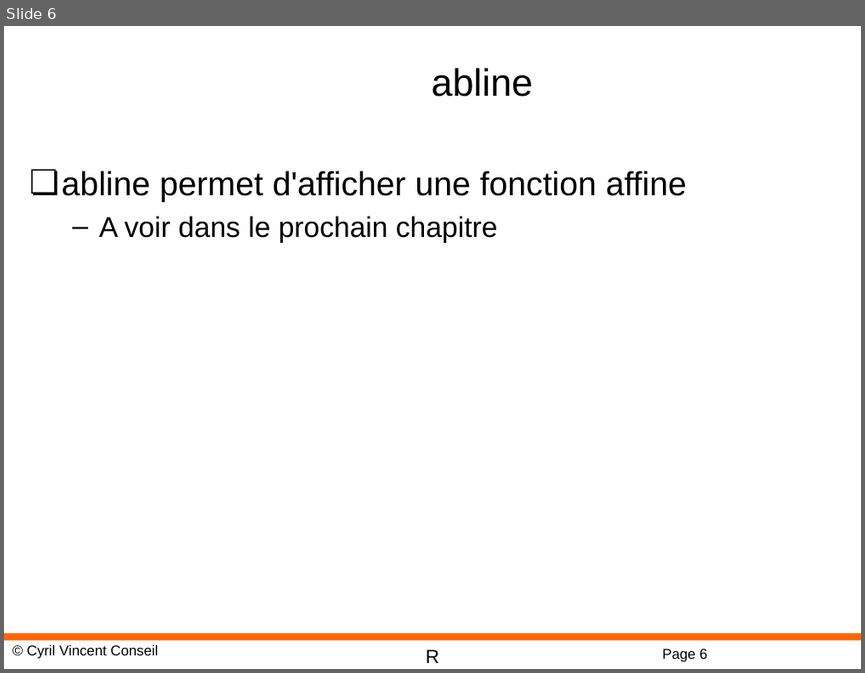
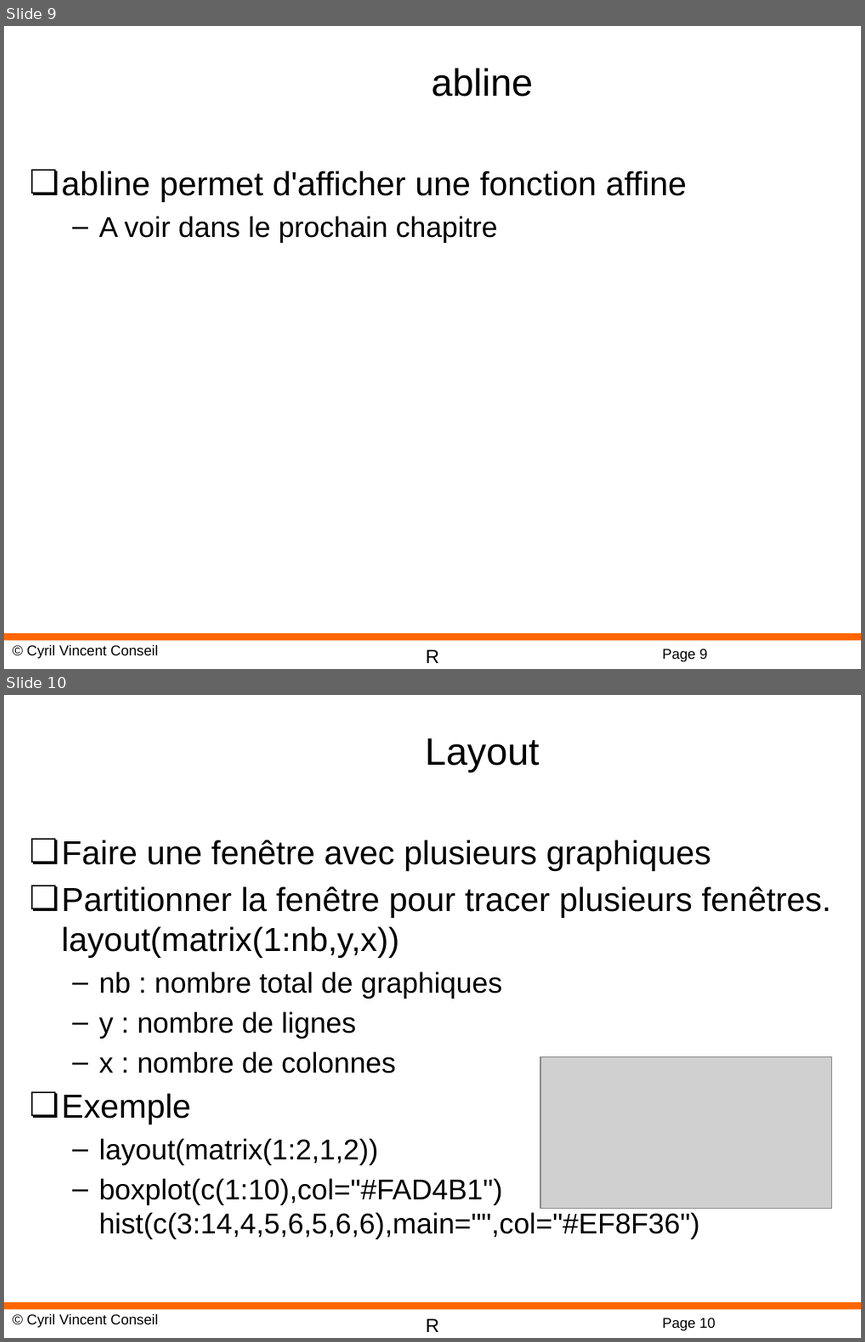
Before and after one commit to cyrilvincent/R, a slide deck: ppt/R-07-Graphic.pptx. Shown one above the other, each under a label of ours: slide 6 before the commit, slides 9 and 10 after it. The pictures are 865x673 and 865x1342 pixels, drawn with LibreOffice and Linux fonts; fonts in the diff are those of the drawing; grey boxes stand for pictures; background and template pictures are left out. Boxes give left, top, right and bottom in pixels: in the first picture for what was removed or moved away, otherwise in the second. Text is boxed around its words. In the diff, an @@ line names an element or a change of style, - is before the commit and + after.

```diff
--- a/ppt/R-07-Graphic.pptx
+++ b/ppt/R-07-Graphic.pptx
@@ slide 10 added at box(4, 695, 861, 1338), background #FFFFFF; not listed: 4 template elements that a slide beside it also shows @@
@@ title added at box(425, 738, 539, 772), 32 pt, text #000000 @@
+Layout
@@ text added at box(62, 839, 831, 1239), 24 pt, text #000000 @@
+❏ Faire une fenêtre avec plusieurs graphiques
+❏ Partitionner la fenêtre pour tracer plusieurs fenêtres. layout(matrix(1:nb,y,x))
+  – nb : nombre total de graphiques
+  – y : nombre de lignes
+  – x : nombre de colonnes
+❏ Exemple
+  – layout(matrix(1:2,1,2))
+  – boxplot(c(1:10),col="#FAD4B1") hist(c(3:14,4,5,6,5,6,6),main="",col="#EF8F36")
@@ picture added at box(540, 1056, 832, 1208) @@
@@ what was slide 6 is now slide 9 @@
@@ page number at box(662, 648, 707, 662): text changed @@
-Page 6
+Page 9
```
Also in this commit, not shown: 1 slide changed, 4 other slides added, 4 slides removed, 3 other files.
